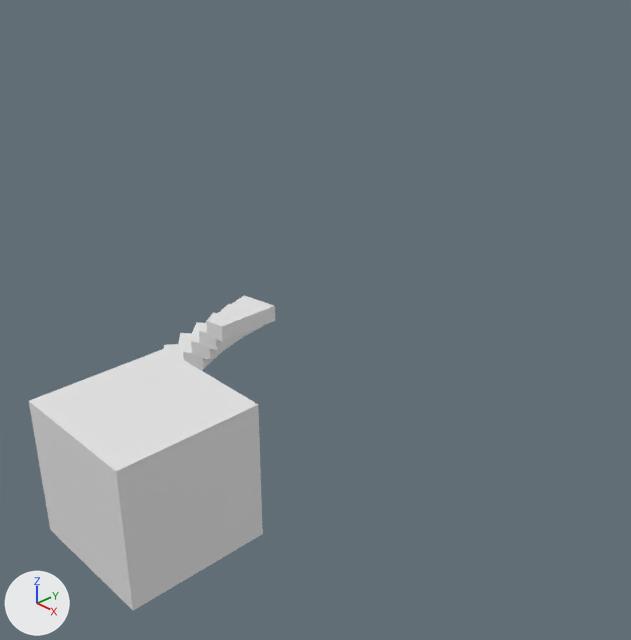
An edit to the Blender file assets/assets.blend, drawn before and after from the same camera.
Camera for both pictures: a 50 mm camera at (16.27, -13.52, 9.27) aimed at (1.21, 0.66, -0.88). Arrows for +X, +Y and +Z are at lower left; the lights stay in place. The same objects are shown in both versions, whatever each file hides.

Objects in the first picture: 'SpiralStairs2.001', 'Wall1.002'.
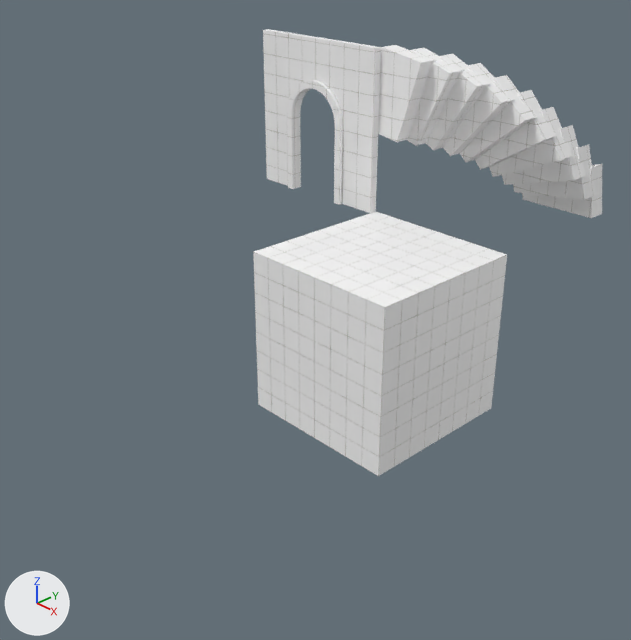
Where the newer file only moved an object's origin or applied its transform, the numbers keep the older frame.

Where the change shows, as pixel boxes [x1, y1, x2, y2] in the pictures (631 x 640 px):
'Wall1.002', moved
    before: [29, 349, 263, 610]
    after: [253, 212, 507, 476]
'SpiralStairs2.001', moved, turned, rescaled
    before: [164, 295, 275, 371]
    after: [378, 45, 602, 218]
'Doorway.001', added
    after: [263, 29, 381, 213]

Diff of the bpy script that builds the scene:
```diff
--- a/assets/assets.blend.py
+++ b/assets/assets.blend.py
@@ img_tiles107_1k_jpg_color_jpg_002 @@
+img_tiles107_1k_jpg_color_jpg_002 = load_image('Tiles107_1K-JPG_Color.jpg.002', 'materials/Tiles107_1K-JPG/Tiles107_1K-JPG_Color.jpg', 1024, 1024, 'sRGB')
@@ mat_acg_tiles107_1k_jpg_002 @@
+mat_acg_tiles107_1k_jpg_002 = bpy.data.materials.new('aCG_Tiles107_1K_JPG.002')
+# uses the picture img_tiles107_1k_jpg_color_jpg_002
@@ me_circle_005 @@
 me_circle_005.from_pydata(...)  # 80 vertices, 60 faces; spans x -2.0..0.0, y -2.0..0.0, z 0.0..2.0
 # used by ob_spiralstairs2_001; location = (-2.0, -2.0, -6.0); scale = (2.0, -2.0, 2.0)
+# me_circle_005 part 1: the whole mesh is moved by (1.0, 1.0, -1.0)
@@ me_circle_007 @@
+me_circle_007.from_pydata(...)  # 86 vertices, 66 faces; spans x -2.0..2.0, y -2.0..2.0, z 0.0..0.3
+me_circle_007.materials.append(mat_acg_tiles107_1k_jpg_002)
@@ ob_wall1_002 @@
 ob_wall1_002 = bpy.data.objects.new('Wall1.002', me_cube_019)
-ob_wall1_002.location = (0.0, -4.0, -4.0)
+ob_wall1_002.location = (4.0, 0.0, 0.0)
 ob_wall1_002.scale = (2.0, 2.0, 2.0)
@@ ob_spiralstairs2_001 @@
 ob_spiralstairs2_001 = bpy.data.objects.new('SpiralStairs2.001', me_circle_005)
-ob_spiralstairs2_001.location = (-2.0, -2.0, -6.0)
-ob_spiralstairs2_001.scale = (2.0, -2.0, 2.0)
+ob_spiralstairs2_001.location = (4.0, 4.0, 4.0)
+ob_spiralstairs2_001.rotation_euler = (1.571, 3.142, 0.0)  # degrees (90, 180, 0)
+ob_spiralstairs2_001.scale = (2.0, 2.0, 2.0)
@@ ob_doorway_001 @@
+ob_doorway_001 = bpy.data.objects.new('Doorway.001', me_circle_007)
+ob_doorway_001.location = (0.0, 2.0, 4.0)
+ob_doorway_001.rotation_euler = (1.571, 0.0, 0.0)  # degrees (90, 0, 0)
```
